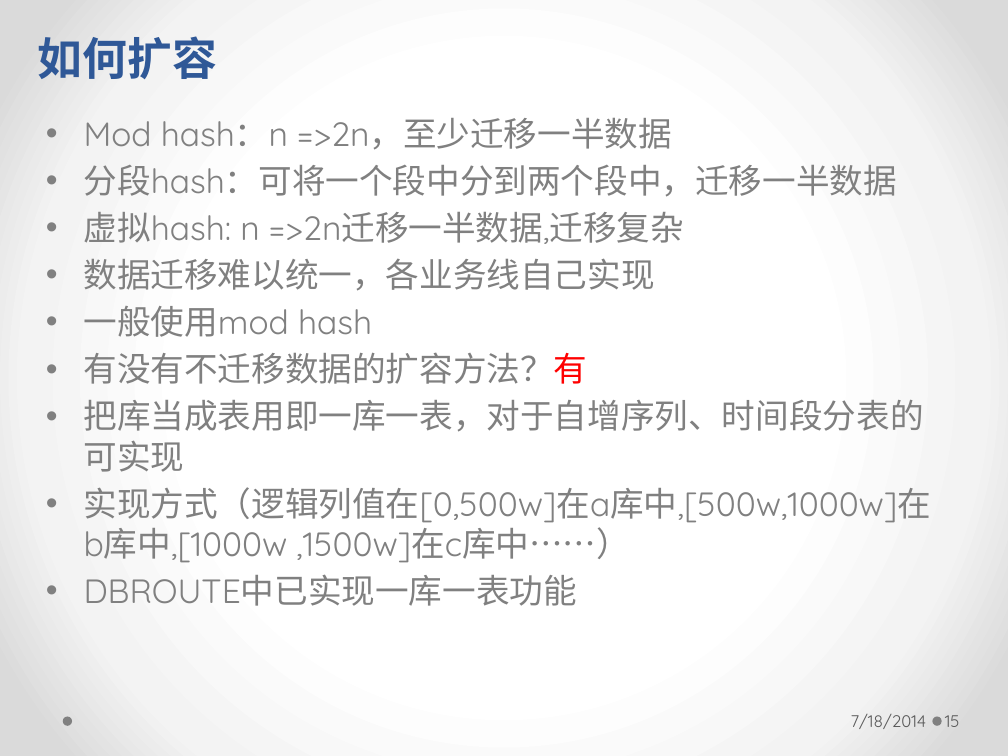
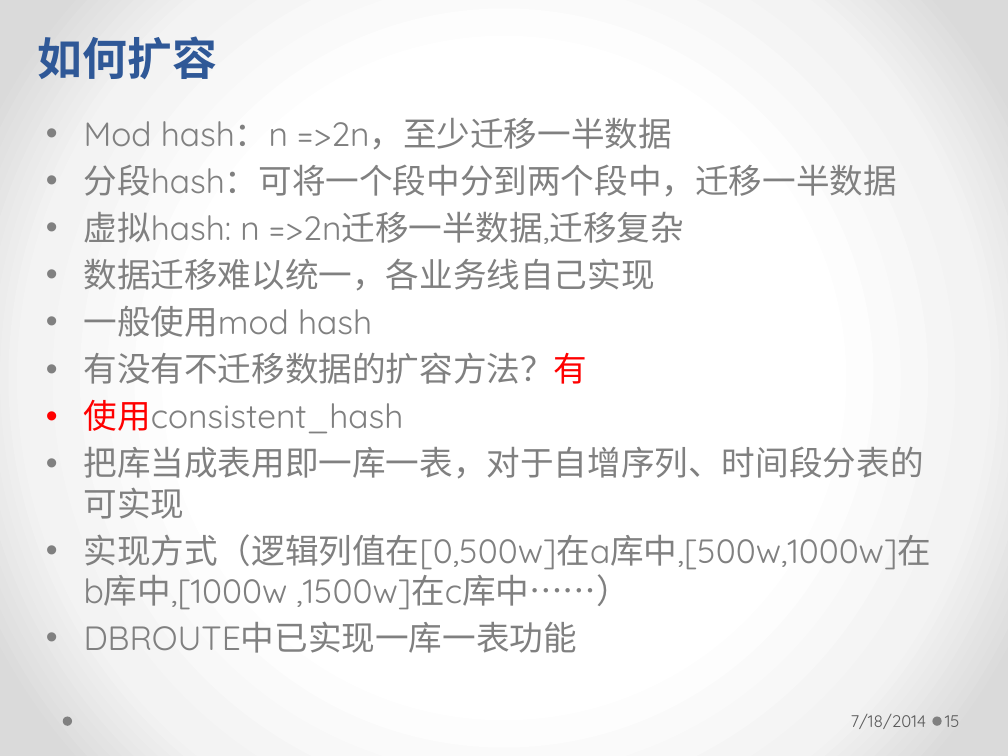
Before and after one commit to longhaisheng/dbroute, a slide deck: slide 15 of dbroute.pptx. Drawn at 1008x756 pixels with LibreOffice and Linux fonts; fonts in the diff are those of the drawing. Boxes give left, top, right and bottom in pixels: in the first picture for what was removed or moved away, otherwise in the second. Text is boxed around its words. In the diff, an @@ line names an element or a change of style, - is before the commit and + after.

```diff
--- a/dbroute.pptx
+++ b/dbroute.pptx
@@ text at bbox=[84, 399, 404, 434]: paragraph added @@
+• 使用consistent_hash
```
